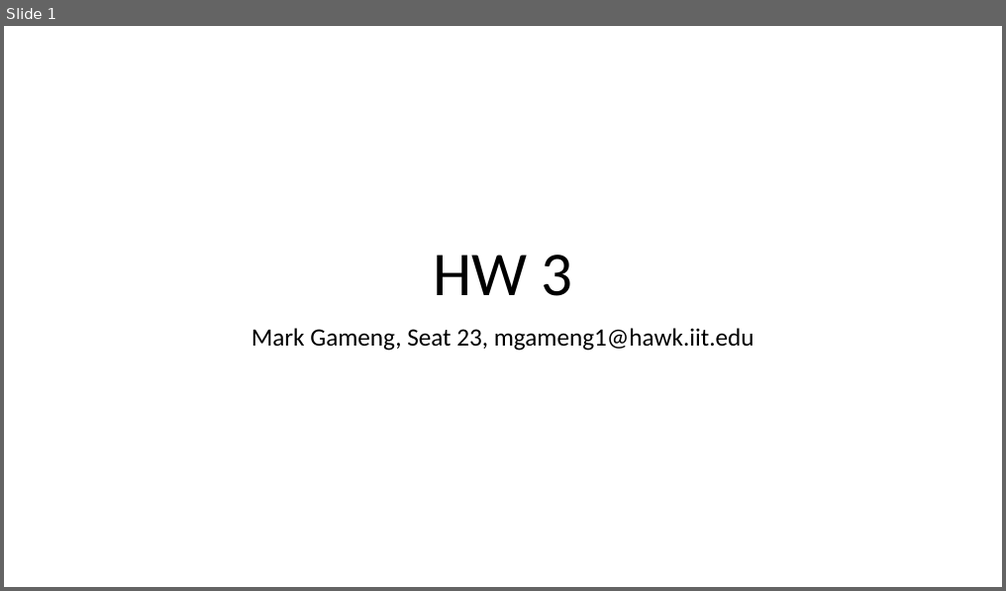
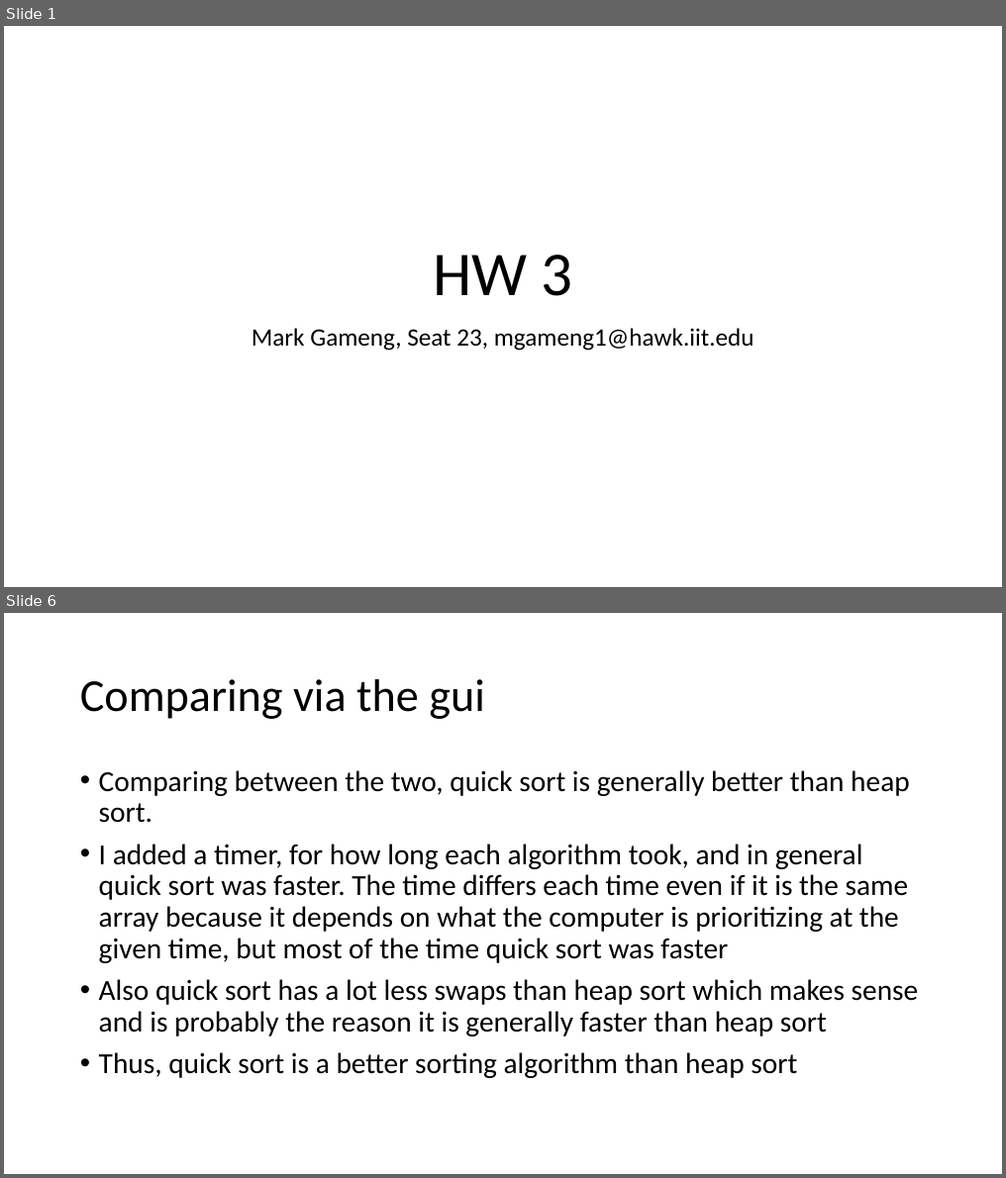
Before and after one commit to MarkGelo/CS-430, a slide deck: HW_3/HW3.pptx. Shown one above the other, each under a label of ours: slide 1 before the commit, slides 1 and 6 after it; the slides between them are not shown. The pictures are 1006x591 and 1006x1178 pixels, drawn with LibreOffice and Linux fonts; fonts in the diff are those of the drawing. Boxes give left, top, right and bottom in pixels: in the first picture for what was removed or moved away, otherwise in the second. Text is boxed around its words. In the diff, an @@ line names an element or a change of style, - is before the commit and + after.

```diff
--- a/HW_3/HW3.pptx
+++ b/HW_3/HW3.pptx
@@ slide 6 added at [4,613,1002,1174], background #FFFFFF @@
@@ title added at [80,679,485,719], 44 pt, text #000000 @@
+Comparing via the gui
@@ text added at [99,770,919,1078], 28 pt, text #000000 @@
+• Comparing between the two, quick sort is generally better than heap sort.
+• I added a timer, for how long each algorithm took, and in general quick sort was faster. The time differs each time even if it is the same array because it depends on what the computer is prioritizing at the given time, but most of the time quick sort was faster
+• Also quick sort has a lot less swaps than heap sort which makes sense and is probably the reason it is generally faster than heap sort
+• Thus, quick sort is a better sorting algorithm than heap sort
```
Also in this commit, not shown: 5 other slides added, 3 other files.
